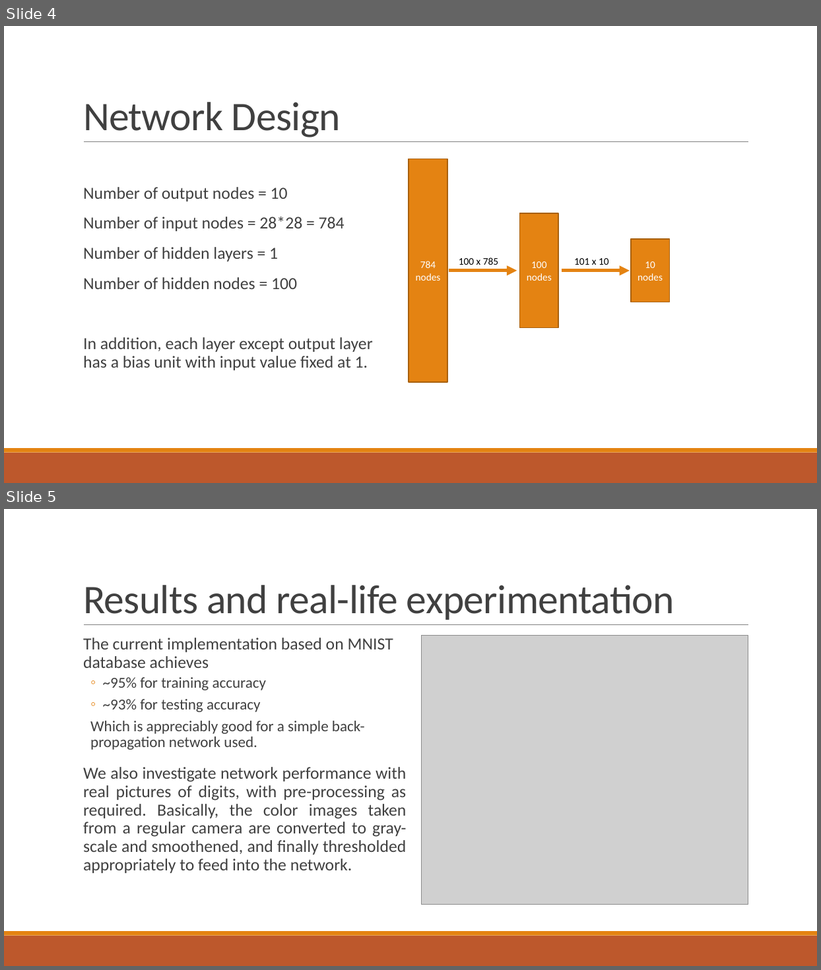
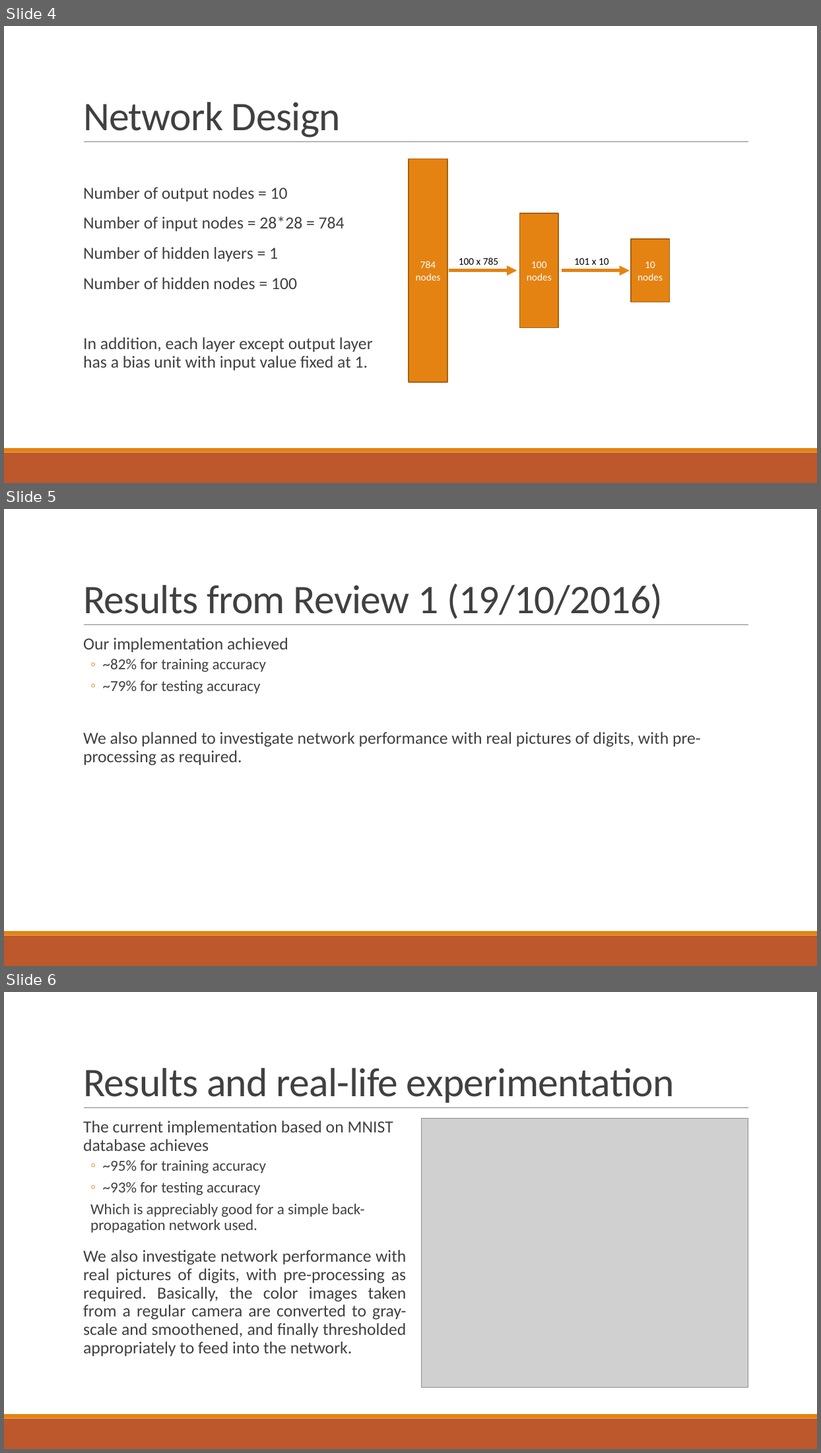
Before and after one commit to VinayGupta23/permute, a slide deck: docs/Neural Review 2.pptx. Shown one above the other, each under a label of ours: slides 4 and 5 before the commit, slides 4, 5 and 6 after it. The pictures are 821x970 and 821x1453 pixels, drawn with LibreOffice and Linux fonts; fonts in the diff are those of the drawing; grey boxes stand for pictures. Boxes give left, top, right and bottom in pixels: in the first picture for what was removed or moved away, otherwise in the second. Text is boxed around its words. In the diff, an @@ line names an element or a change of style, - is before the commit and + after.

Commit message:
Minor updates to Review 2 PPT

```diff
--- a/docs/Neural Review 2.pptx
+++ b/docs/Neural Review 2.pptx
@@ slide 5 added at [4,509,817,966], background #FFFFFF; not listed: 3 template elements that a slide beside it also shows @@
@@ title added at [83,584,663,619], 48 pt, text #404040 @@
+Results from Review 1 (19/10/2016)
@@ text added at [83,638,701,766], 20 pt, text #404040 @@
+  Our implementation achieved
+  ◦ ~82% for training accuracy
+  ◦ ~79% for testing accuracy
+  We also planned to investigate network performance with real pictures of digits, with pre-processing as required.
@@ what was slide 5 is now slide 6 @@
```
Also in this commit, not shown: 2 slides changed.
